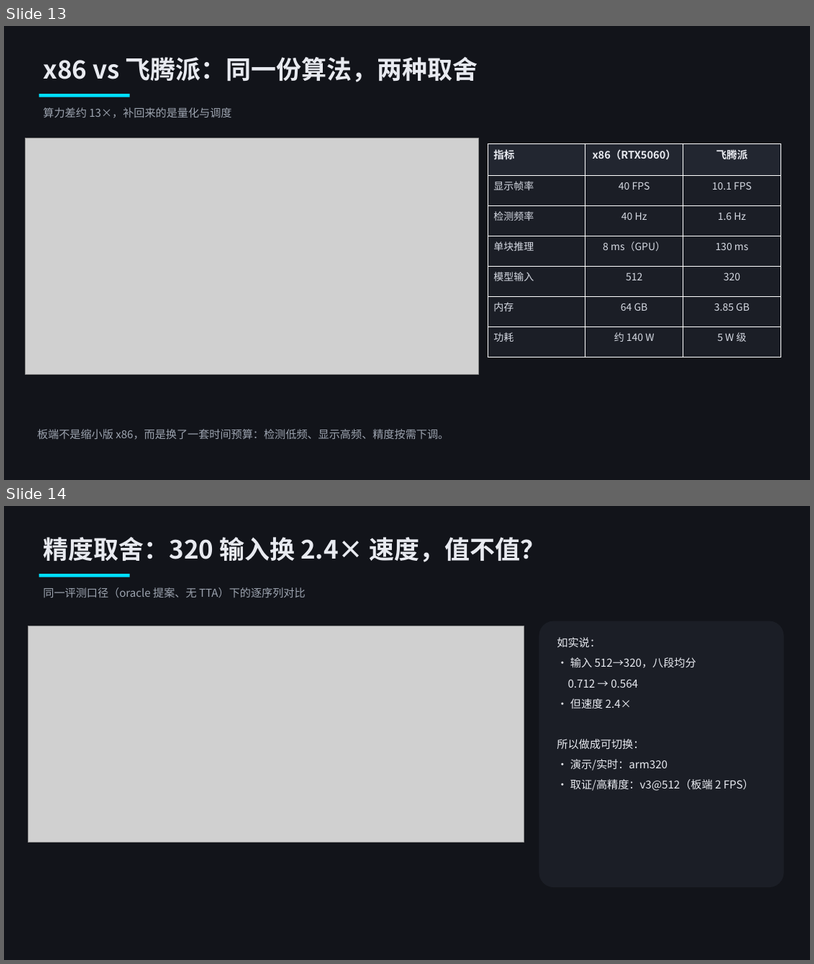
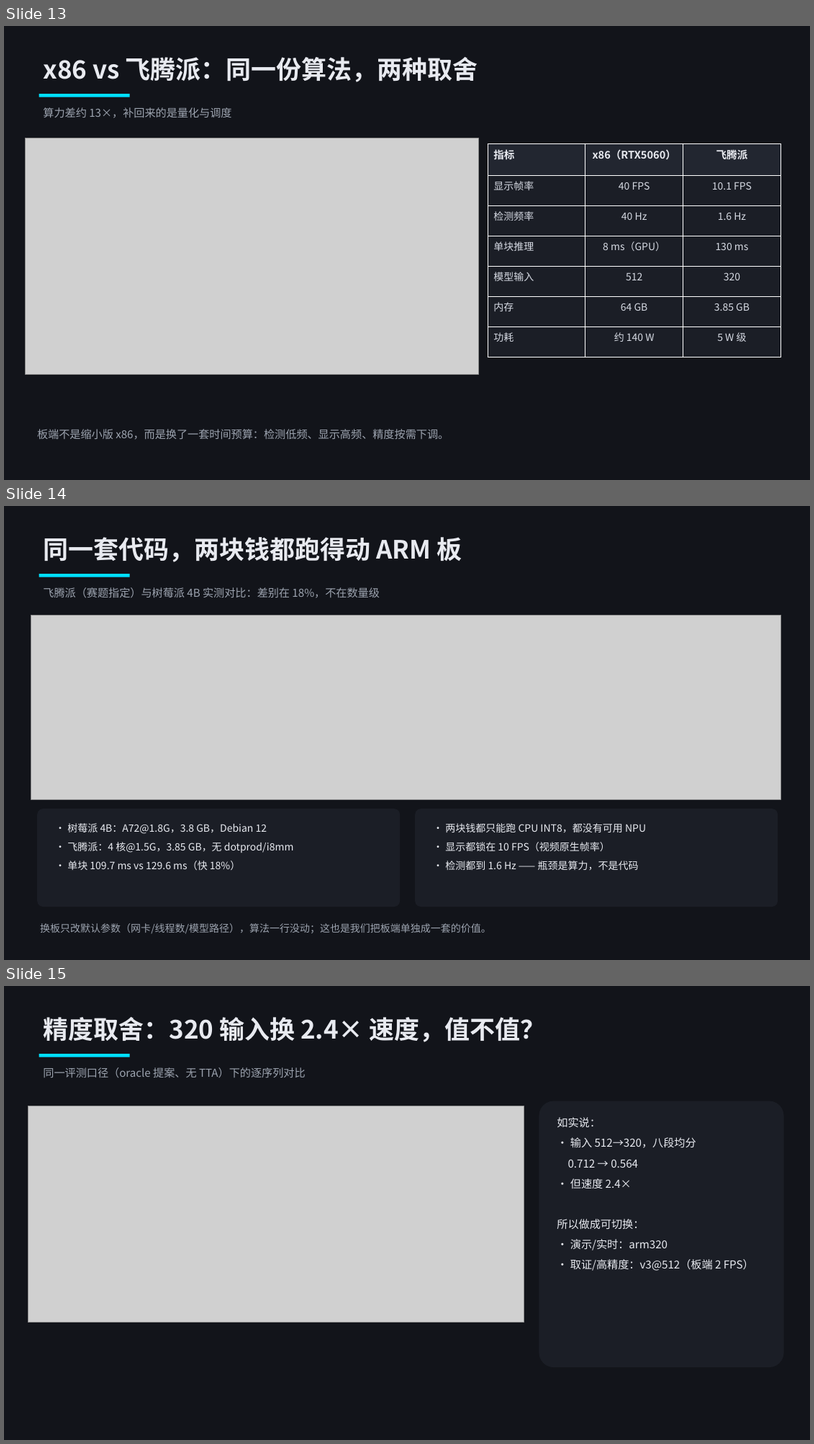
Before and after one commit to JoeZ-byte/sparks_fly_release, a slide deck: satdet_x86_arm_deck.pptx. Shown one above the other, each under a label of ours: slides 13 and 14 before the commit, slides 13, 14 and 15 after it. The pictures are 814x964 and 814x1444 pixels, drawn with LibreOffice and Linux fonts; fonts in the diff are those of the drawing; grey boxes stand for pictures. Boxes give left, top, right and bottom in pixels: in the first picture for what was removed or moved away, otherwise in the second. Text is boxed around its words. In the diff, an @@ line names an element or a change of style, - is before the commit and + after.

Commit message:
release: PPT 更新为 18 页（新增树莓派 4B 与飞腾派 ARM 通用性对比）

```diff
--- a/satdet_x86_arm_deck.pptx
+++ b/satdet_x86_arm_deck.pptx
@@ slide 14 added at [4, 506, 810, 960], background #FFFFFF @@
@@ rectangle added at [4, 506, 810, 960], fill #12141A @@
@@ text added at [43, 537, 463, 562], 30 pt, text #E8EAF0, bold @@
+同一套代码，两块钱都跑得动 ARM 板
@@ rectangle added at [39, 574, 130, 577], fill #00E0FF @@
@@ text added at [43, 587, 380, 598], 13 pt, text #9CA3AF @@
+飞腾派（赛题指定）与树莓派 4B 实测对比：差别在 18%，不在数量级
@@ picture added at [31, 615, 782, 800] @@
@@ rounded rectangle added at [37, 808, 400, 906], fill #1B1E26 @@
@@ text added at [67, 823, 268, 834], 12 pt, text #E8EAF0 @@
+· 树莓派 4B：A72@1.8G，3.8 GB，Debian 12
@@ rounded rectangle added at [415, 808, 778, 906], fill #1B1E26 @@
@@ text added at [445, 823, 646, 832], 12 pt, text #E8EAF0 @@
+· 两块钱都只能跑 CPU INT8，都没有可用 NPU
@@ text added at [67, 842, 294, 852], 12 pt, text #E8EAF0 @@
+· 飞腾派：4 核@1.5G，3.85 GB，无 dotprod/i8mm
@@ text added at [445, 842, 610, 851], 12 pt, text #E8EAF0 @@
+· 显示都锁在 10 FPS（视频原生帧率）
@@ text added at [67, 860, 240, 870], 12 pt, text #E8EAF0 @@
+· 单块 109.7 ms vs 129.6 ms（快 18%）
@@ text added at [445, 860, 639, 870], 12 pt, text #E8EAF0 @@
+· 检测都到 1.6 Hz —— 瓶颈是算力，不是代码
@@ text added at [40, 923, 491, 934], 12 pt, text #9CA3AF @@
+换板只改默认参数（网卡/线程数/模型路径），算法一行没动；这也是我们把板端单独成一套的价值。
@@ what was slide 14 is now slide 15 @@
```
Also in this commit, not shown: 1 other file.
